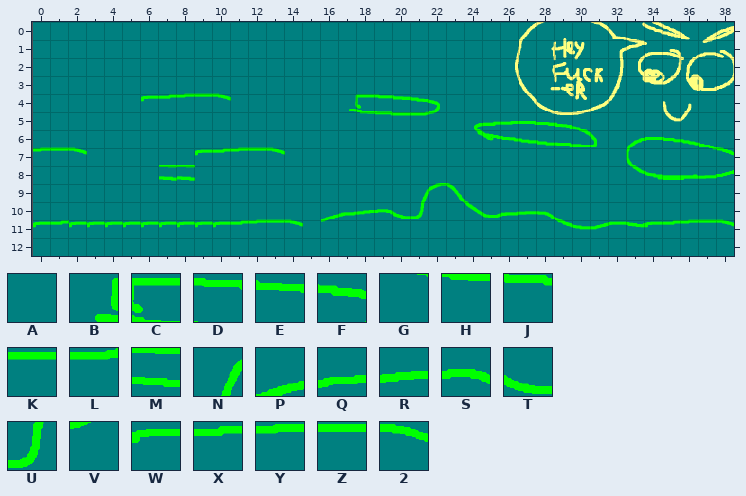
Tiled map -- core/assets/level/testlevel.tmx. The first picture shows the starting point.
Cells are 48x48 px. Shown: x 0..38, y 0..12.
Key: from "test2tiled": A 0, B 183, C 184, D 185, E 186, F 187, G 224, H 225, J 226, K 227, L 228, M 260, N 392, P 428, Q 429, R 430, S 431, T 432, U 433, V 469, W 487, X 488, Y 489, Z 490, 2 491.
_ is an empty cell.
Layer "Tile Layer 1" before, first column x 0:
 0 AAAAAAAAAAAAAAAAAAAAAA
 1 AAAAAAAAAAAAAAAAAAAAAA
 2 AAAAAAAAAAAAAAAAAAAAAA
 3 AAAAAAAAAAAAAAAAAAAAAA
 4 AAAAAAWXYZ2AAAAAABCDEF
 5 AAAAAAAAAAAAAAAAAGHJKL
 6 AAAAAAAAAAAAAAAAAAAAAA
 7 YZ2AAAAAAWXYZ2AAAAAAAA
 8 AAAAAAAMMAAAAAAAAAAAAA
 9 AAAAAAAAAAAAAAAAAAAAAN
10 AAAAAAAAAAAAAAAAPQRSTU
11 WXWWWWWWWWWXYZ2AVAAAAA
12 AAAAAAAAAAAAAAAAAAAAAA
And afterwards:
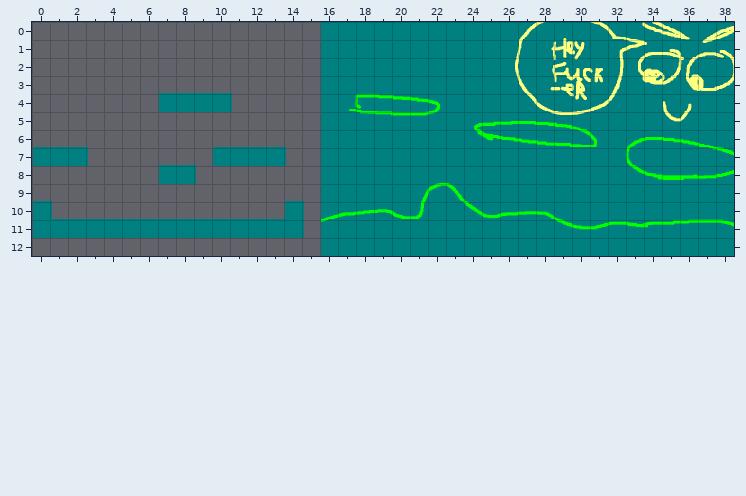
From the commit log: Collision on each pixel checking works p good now
Changes in this commit:
Changed rows in their new state; . is an unchanged cell.
Layer "Tile Layer 1":
first column x 0:
 0 ________________
 1 ________________
 2 ________________
 3 ________________
 4 _______AAAA_____
 5 ________________
 6 ________________
 7 AAA_______AAAA__
 8 _______AA_______
 9 ________________
10 ._____________._
11 AAAAAAAAAAAAAAA_
12 ________________
Pixel boxes of the changes (left, top, right, bottom) in both pictures:
changed: (33, 22, 321, 256)
